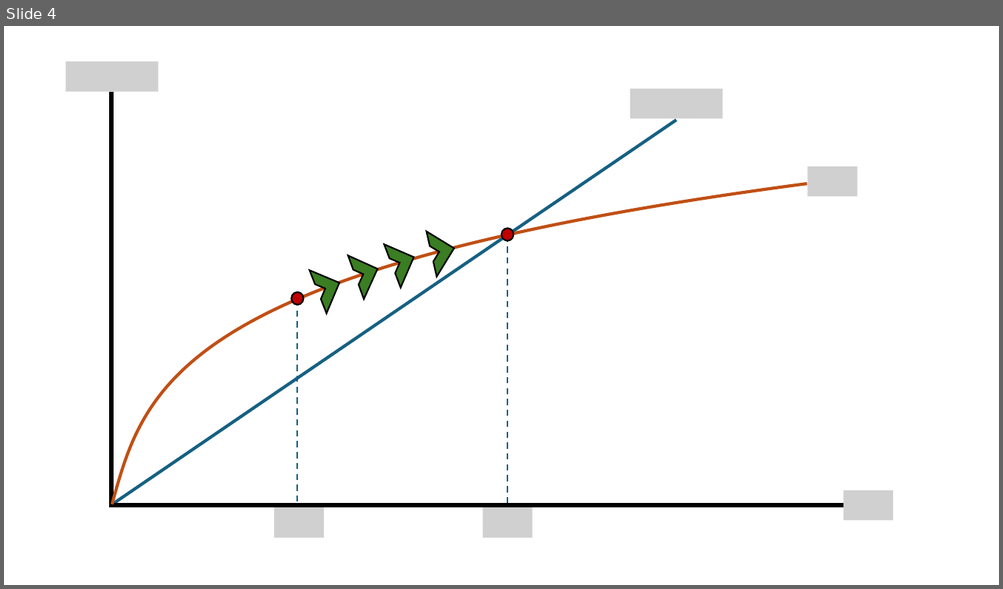
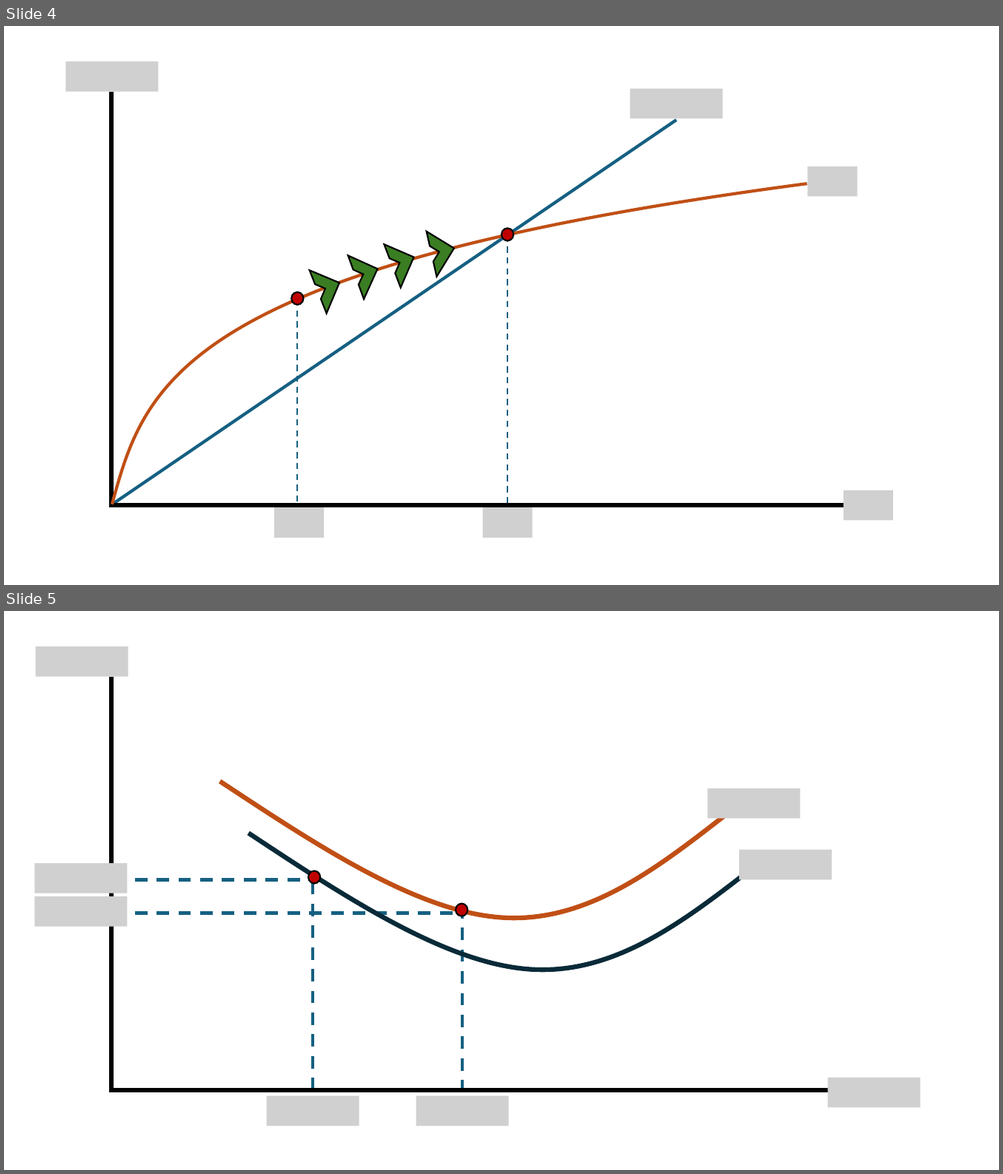
Before and after one commit to jrojas1003/EC-390-Development-Econ, a slide deck: Lectures/graph-maker-pp.pptx. Shown one above the other, each under a label of ours: slide 4 before the commit, slides 4 and 5 after it. The pictures are 1003x589 and 1003x1174 pixels, drawn with LibreOffice and Linux fonts; fonts in the diff are those of the drawing; grey boxes stand for pictures. Boxes give left, top, right and bottom in pixels: in the first picture for what was removed or moved away, otherwise in the second. Text is boxed around its words. In the diff, an @@ line names an element or a change of style, - is before the commit and + after.

Commit message:
added ATC curve graph for PS02

```diff
--- a/Lectures/graph-maker-pp.pptx
+++ b/Lectures/graph-maker-pp.pptx
@@ slide 5 added at (4, 611, 999, 1170), background #FFFFFF @@
@@ picture added at (35, 647, 128, 677) @@
@@ line added from (111, 677) to (111, 1093), #000000 4.5 pt @@
@@ freeform shape added at (219, 781, 726, 917), outline #C04F15 4.5 pt @@
@@ picture added at (708, 789, 800, 818) @@
@@ freeform shape added at (249, 833, 754, 970), outline #092A39 4.5 pt @@
@@ picture added at (739, 850, 831, 880) @@
@@ picture added at (34, 863, 127, 893) @@
@@ ellipse added at (308, 871, 320, 884), fill #C00000, outline #000000 1.5 pt @@
@@ picture added at (34, 897, 127, 926) @@
@@ line added from (113, 880) to (313, 880), #156082 3 pt dashed @@
@@ line added from (313, 1091) to (313, 880), #156082 3 pt dashed @@
@@ line added from (113, 913) to (462, 913), #156082 3 pt dashed @@
@@ ellipse added at (455, 903, 467, 916), fill #C00000, outline #000000 1.5 pt @@
@@ line added from (462, 1093) to (462, 913), #156082 3 pt dashed @@
@@ line added from (851, 1091) to (110, 1091), #000000 4.5 pt @@
@@ picture added at (267, 1096, 359, 1126) @@
@@ picture added at (416, 1096, 509, 1126) @@
@@ picture added at (828, 1078, 920, 1108) @@
```
